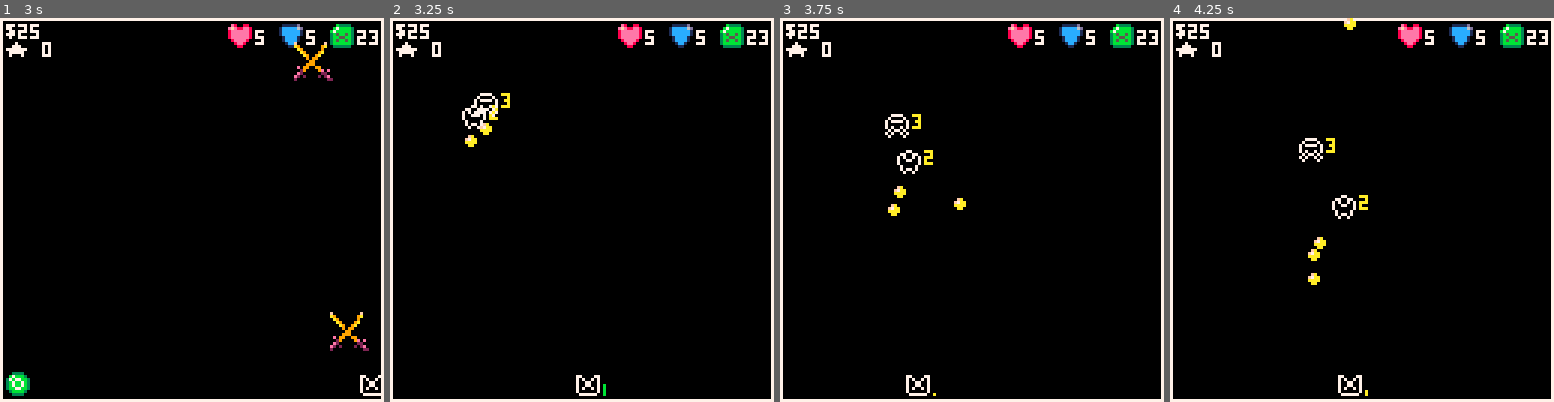
Above: before the commit, frames 1-4 (left to right).
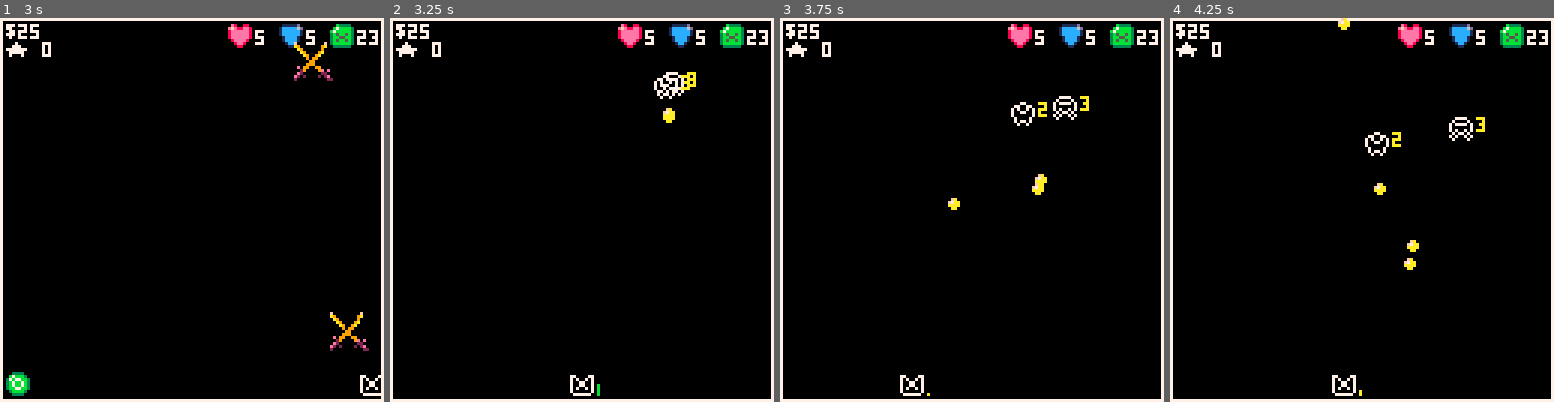
Above: after the commit, the same moments.

Repository: NinetiesPaul/Orion-s-Defender
Game: PICO-8 cartridge orionsdefender.p8
Same seed, same stepped clock (60 frames per second), same inputs: the game is played once before the commit and once after it.
Inputs:
- Up to frame 1 (3 s): tap X (X key) at 0.33, 1.07, 1.85, 2.97 s; tap O (Z key) at 0.7, 1.7, 2.1, 2.5, 2.9 s; hold Right 1.6-2.1 s; hold Up 2.15-2.42 s; hold Right from 2.47 s (still down)
- Up to frame 2 (3.25 s): release Right at 3.03 s; hold Left from 3.08 s (still down)
- Up to frame 3 (3.75 s): tap O (Z key) at 3.3, 3.7 s; release Left at 3.58 s; hold Down from 3.63 s (still down)
- Up to frame 4 (4.25 s): release Down at 3.97 s; hold Right from 4.02 s (still down); tap X (X key) at 4.08 s; tap O (Z key) at 4.1 s

Frame 1 is identical in both runs. In frame 2, 1.3% of the frame differs, in the area x 18-80%, y 14-99%; in frame 3, 1.5%; in frame 4, 1.7%, in the area x 33-83%, y 0-99%.

Commit message:
improved enemy moviment

Diff:
--- a/orionsdefender.p8
+++ b/orionsdefender.p8
@@ -151,6 +151,16 @@
 	enemy_bullets = {}
 	explosions = {}
 	warnings = {}
+	positions = {
+		{8,15},
+		{21,45},
+		{32,67},
+		{49,55},
+		{80,25},
+		{99,61},
+		{69,76},
+		{94,11},
+	}
 end
 
 function _draw()
@@ -334,17 +344,19 @@
 		enemy.damage = enemy_data["b_damage"] + (difficulty - 1)
 		enemy.shot_v = enemy_data["b_shot_speed"] + (difficulty - 1)
 		enemy.v = enemy_data["b_speed"]
-		enemy.x = flr(rnd(15))+15
-		enemy.y = flr(rnd(15))+15
-		enemy.sx = enemy.x
-		enemy.sy = enemy.y
-		enemy.lx = enemy.x+rnd(30)+60
-		enemy.ly = enemy.y+rnd(30)+60
-		enemy.move_forward = true
-		enemy.fire = true
 		enemy.score = enemy_data.score
 		enemy.reward = enemy_data.reward
 		enemy.cdr = enemy_data["b_cdr"]
+
+		enemy.x = flr(rnd(48))+48
+		enemy.y = 18
+		enemy.angle = 0
+		enemy.from_x = 0
+		enemy.to_x = 0
+		enemy.to_y = 0
+		enemy.moving = false
+
+		enemy.fire = true
 		enemy.collateral = false
 		add(enemies, enemy)
 		enemy_count -= 1
@@ -520,10 +532,10 @@
 function move_encounter(e)
 	e.y += 3
 
-	if e.x >= ship_x-4 and
-	e.x <= ship_x+6 and
-	e.y >= ship_y-4 and
-	e.y <= ship_y+6 then
+	if e.x >= ship_x-8 and
+	e.x <= ship_x+10 and
+	e.y >= ship_y-8 and
+	e.y <= ship_y+10 then
 		del(encounters,e)
 		if e.type == 1 then
 			current_view = views[2]
@@ -732,21 +744,25 @@
 
 function move_enemy(e)
 	if e.collateral != 1 then
-		if e.move_forward == true then
-			if (e.x<e.lx) e.x+=e.v
-			if (e.y<e.ly) e.y+=e.v
-			if e.y>=e.ly and
-			e.x>=e.lx then
-				e.move_forward = false
+		if e.moving == false then
+			e.moving = true
+			rnd_pos = rnd(positions)
+			e.from_x = e.x
+			e.to_x = rnd_pos[1]
+			e.to_y = rnd_pos[2]
+			e.angle = atan2(e.to_x - e.x, e.to_y - e.y)
+		else
+			e.x += cos(e.angle) * e.v
+			e.y += sin(e.angle) * e.v
+			if e.from_x < e.x then
+				if e.x > e.to_x then
+					e.moving = false
+				end
 			end
-		end
-
-		if e.move_forward == false then
-			if (e.x>e.sx) e.x-=e.v
-			if (e.y>e.sy) e.y-=e.v
-			if e.y<=e.sy and
-			e.x<=e.sx then
-				e.move_forward = true
+			if e.from_x > e.x then
+				if e.x < e.to_x then
+					e.moving = false
+				end
 			end
 		end
 	end
@@ -755,7 +771,6 @@
 function draw_enemy(e)
 	spr(e.spr,e.x,e.y)
 	print(e.health,e.x + 9,e.y, 10)
-	-- if (clock % 5 == 0 and e.spr == 025) e.spr = 009
 end
 
 function draw_enemy_bullet(eb)
